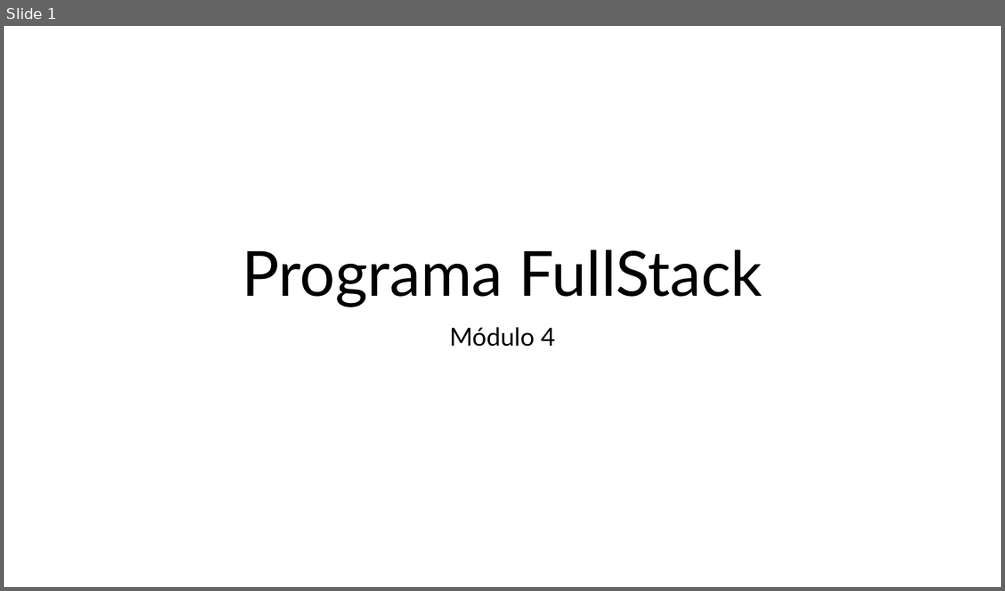
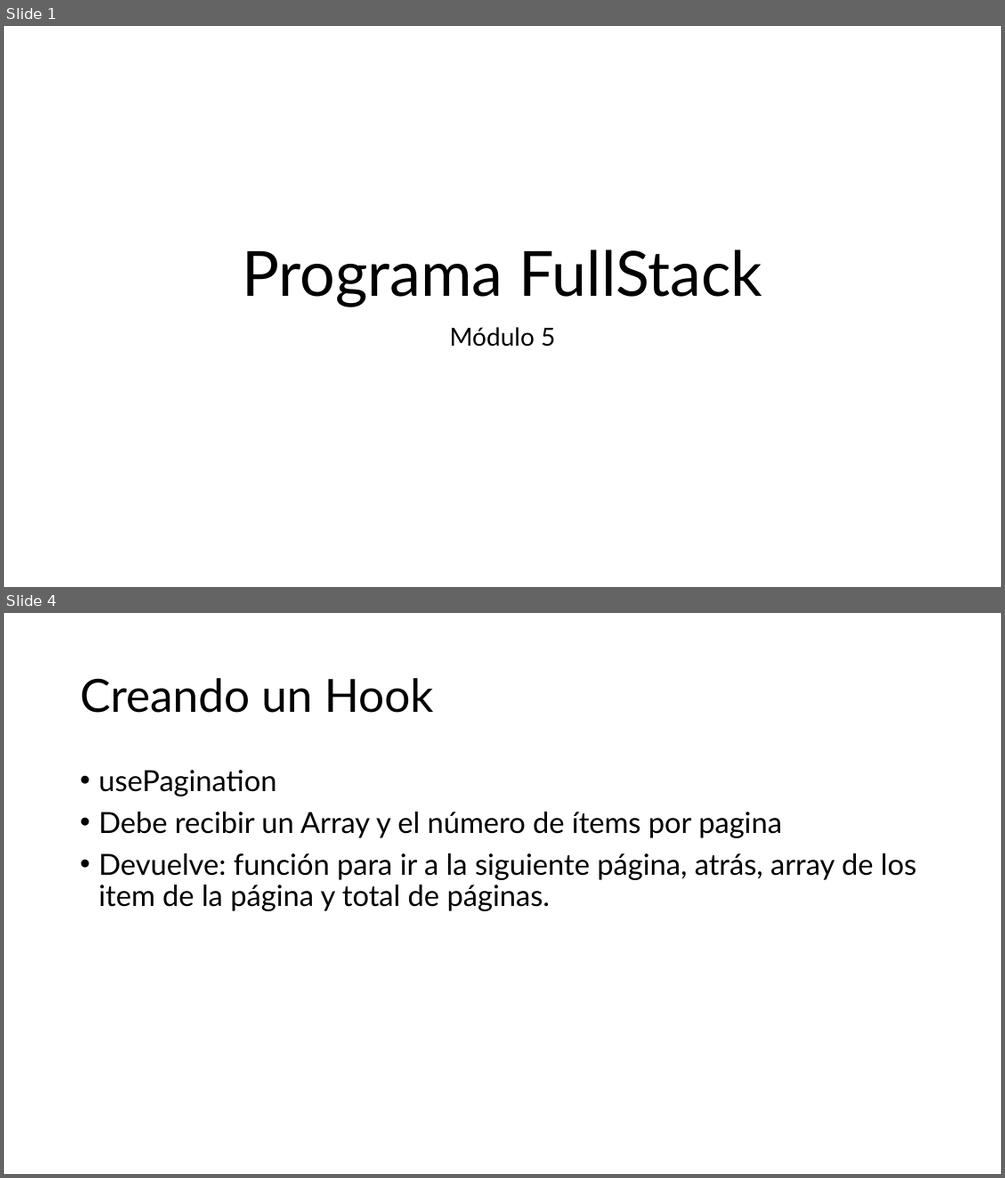
Before and after one commit to enmanuelmag/Bootcamp-FullStack, a slide deck: Unidad_5/Presentación.pptx. Shown one above the other, each under a label of ours: slide 1 before the commit, slides 1 and 4 after it; the slides between them are not shown. The pictures are 1005x591 and 1005x1178 pixels, drawn with LibreOffice and Linux fonts; fonts in the diff are those of the drawing. Boxes give left, top, right and bottom in pixels: in the first picture for what was removed or moved away, otherwise in the second. Text is boxed around its words. In the diff, an @@ line names an element or a change of style, - is before the commit and + after.

```diff
--- a/Unidad_5/Presentación.pptx
+++ b/Unidad_5/Presentación.pptx
@@ slide 4 added at [4, 613, 1001, 1174], background #FFFFFF @@
@@ title added at [80, 678, 434, 713], 44 pt, text #000000 @@
+Creando un Hook
@@ text added at [98, 770, 916, 911], 28 pt, text #000000 @@
+• usePagination
+• Debe recibir un Array y el número de ítems por pagina
+• Devuelve: función para ir a la siguiente página, atrás, array de los item de la página y total de páginas.
@@ slide 1 changed as well @@
@@ subtitle at [450, 327, 555, 346]: text changed @@
-Módulo 4
+Módulo 5
```
Also in this commit, not shown: 1 other slide changed, 1 other slide added, 4 slides removed, 5 other files.
